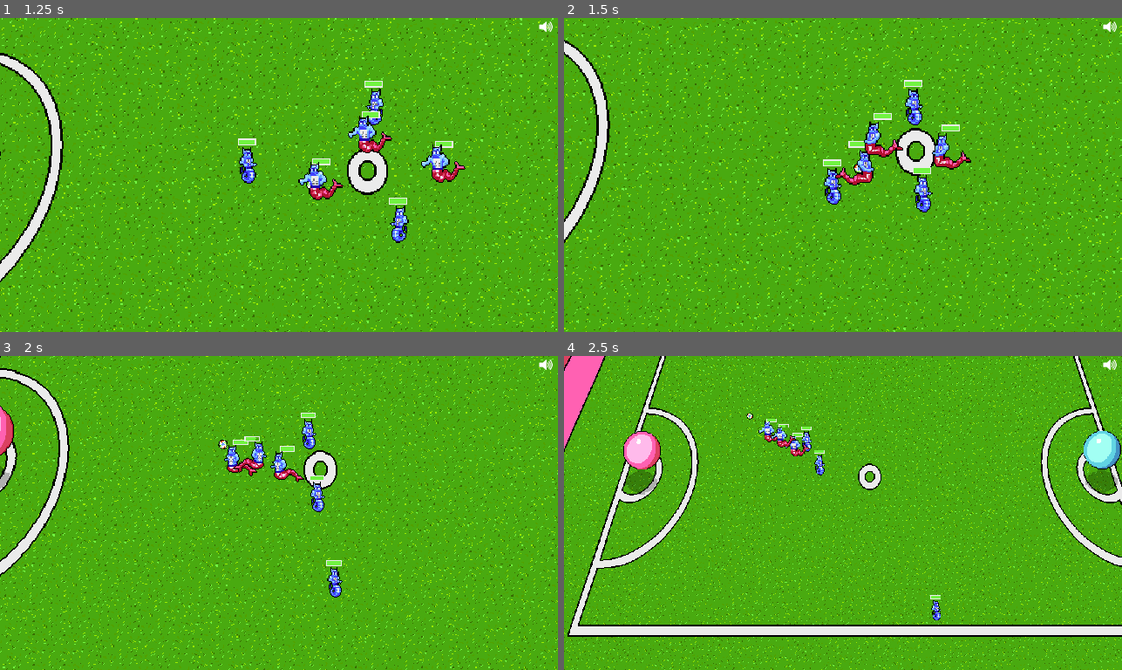
Above: before the commit, frames 1-4 (two rows, left to right).
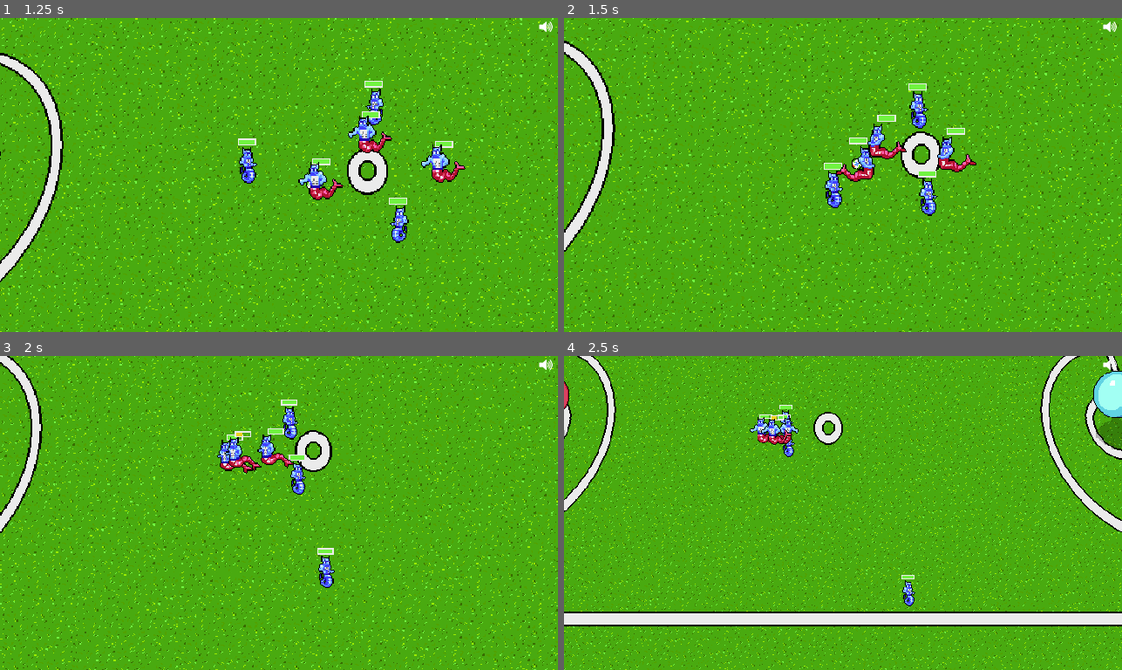
Above: after the commit, the same moments.

Repository: gamkedo-la/Elementaball
Game: Godot game, scene res://Node2D.tscn
The game is run twice, just before and just after one commit, with the same random seed, the same clock (stepped at 60 frames per second) and the same inputs.
Inputs:
- Up to frame 1 (1.25 s): hold Right (ui_right) from 0.53 s (still down); tap E (ui_pass) at 0.6 s
- Up to frame 2 (1.5 s): release Right (ui_right) at 1.28 s; hold Down (ui_down) from 1.28 s (still down); tap E (ui_pass) at 1.35 s
- Up to frame 3 (2 s): keep holding Down (ui_down)
- Up to frame 4 (2.5 s): release Down (ui_down) at 2.03 s; hold Right (ui_right) from 2.03 s (still down); tap E (ui_pass) at 2.1 s

Frame 1 is identical in both runs. In frame 2, 16% of the frame differs, in the area x 0-100%, y 0-100%; in frame 3, 18%; in frame 4, 29%.

Commit message:
Player can pass

Diff:
--- a/Field and Equipment/Ball.gd
+++ b/Field and Equipment/Ball.gd
@@ -54,6 +54,9 @@
 func _input(_event):
 	if playerInPossession == controllingPlayer and Input.is_action_just_pressed("ui_kick") and selecting == false:
 		player_kick()
+
+	if playerInPossession == controllingPlayer and Input.is_action_just_pressed("ui_pass") and selecting == false:
+		player_pass()
 
 	if enemyPossession == true and Input.is_action_just_pressed("ui_steal") and selecting == false:
 		player_steal()
@@ -100,6 +103,23 @@
 	kickMenu.popup()
 	kickMenu.rect_position = playerInPossession.global_position
 
+func player_pass():
+	#Bring up the Kick Menu
+	selecting = true
+	var kickMenu = get_node("../Popup/PassMenu")
+	kickMenu.clear()
+	var player = playerInPossession
+	#Add the kick abilities available for the player to the menu
+	#TODO: Make a default (no element) kick ability and calculate damage for it
+	var abilities = [player.ability1,player.ability2,player.ability3,player.ability4]
+	menuAbilities = []
+	for ability in abilities:
+		if ability.action == "Kick":
+			kickMenu.add_item(ability.name)
+			menuAbilities.append(ability)
+	kickMenu.popup()
+	kickMenu.rect_position = playerInPossession.global_position
+
 func player_steal():
 	#If player is colliding with an enemy, that enemy becomes the target
 	if controllingPlayer._check_player_collisions("Enemy") != null:
@@ -225,9 +245,10 @@
 	SceneController.emit_signal("inPossession", null)
 	kicking = true
 	self.mode = RigidBody2D.MODE_RIGID
-	get_node("CollisionShape2D").disabled = false
 	set_linear_velocity((nearestMate.position - self.global_position) * kickSpeed)
 	apply_torque_impulse(rng.randf_range(500, 2000))
+	yield(get_tree().create_timer(0.1), "timeout")
+	get_node("CollisionShape2D").disabled = false
 
 
 func initialize_kick(id):
--- a/Players/AIPlayer.gd
+++ b/Players/AIPlayer.gd
@@ -247,6 +247,19 @@
 	rng.randomize()
 	var moveChosen = rng.randi_range(0, ball.menuAbilities.size()-1)
 	ball._on_PassMenu_id_pressed(moveChosen)
+
+func find_receiver():
+	var openTeammates = get_tree().get_nodes_in_group(myTeam)
+	for player in openTeammates:
+		if player == self:
+			openTeammates.erase(player)
+
+	for player in openTeammates:
+		var matePosition = player.position.distance_to(myGoal.position)
+		var myPosition = self.position.distance_to(myGoal.position)
+		if matePosition < myPosition:
+			return true
+	return false
 
 func prekick():
 	if ball.kicking == false:
